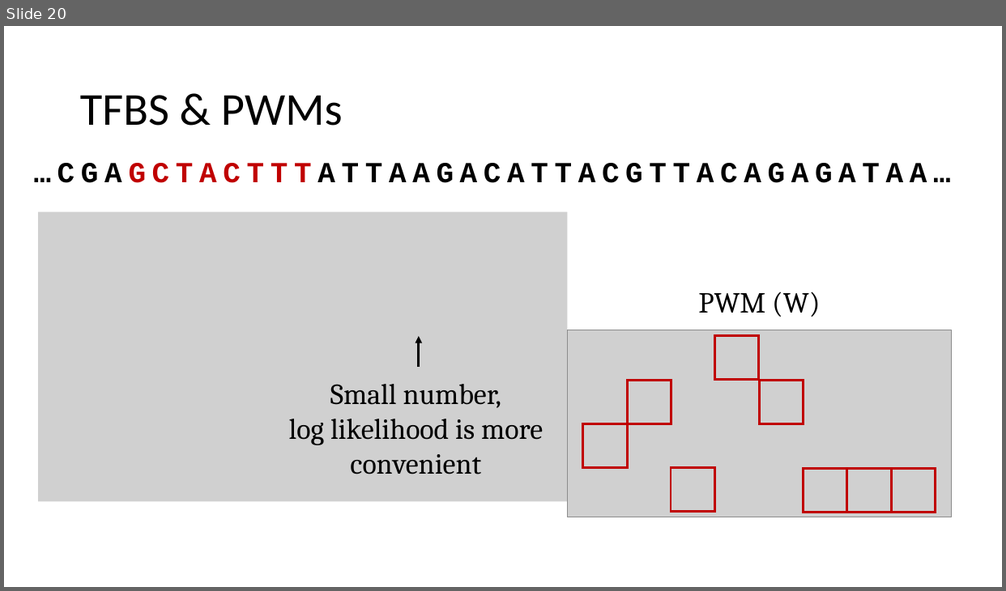
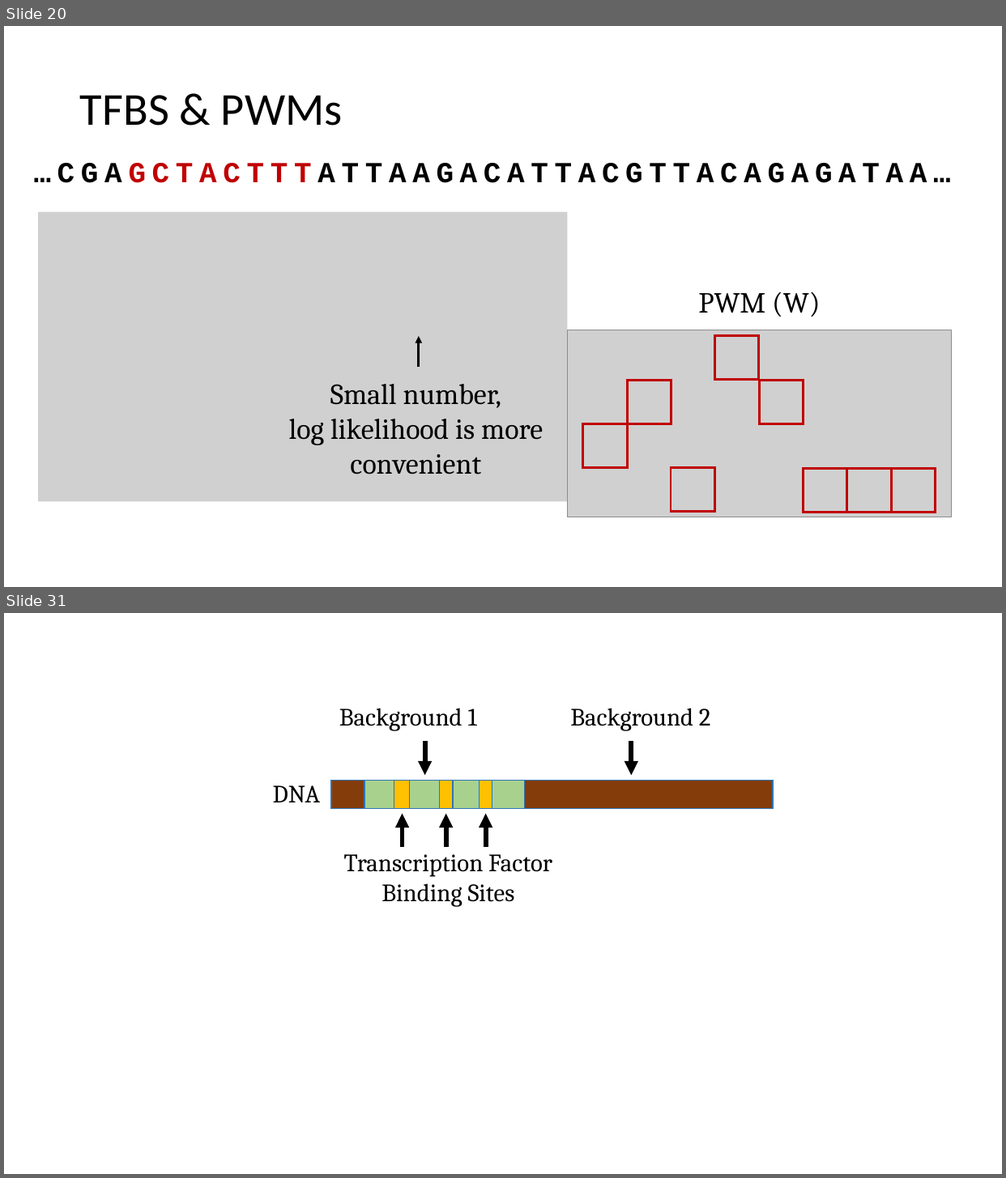
Before and after one commit to David-Taub/HOP-HMM, a slide deck: Help/ThesesPresentation.pptx. Shown one above the other, each under a label of ours: slide 20 before the commit, slides 20 and 31 after it; the slides between them are not shown. The pictures are 1006x591 and 1006x1178 pixels, drawn with LibreOffice and Linux fonts; fonts in the diff are those of the drawing; grey boxes stand for pictures. Boxes give left, top, right and bottom in pixels: in the first picture for what was removed or moved away, otherwise in the second. Text is boxed around its words. In the diff, an @@ line names an element or a change of style, - is before the commit and + after.

```diff
--- a/Help/ThesesPresentation.pptx
+++ b/Help/ThesesPresentation.pptx
@@ slide 31 added at <box>4,613,1002,1174</box>, background #FFFFFF @@
@@ text added at <box>339,708,477,731</box>, 24 pt, text #000000 @@
+Background 1
@@ text added at <box>570,708,711,731</box>, 24 pt, text #000000 @@
+Background 2
@@ arrow added from (424, 741) to (424, 776), #000000 4.5 pt @@
@@ arrow added from (632, 741) to (632, 776), #000000 4.5 pt @@
@@ rectangle added at <box>331,781,773,809</box>, fill #843C0B, outline #2E75B6 1 pt @@
@@ rectangle added at <box>364,781,525,809</box>, fill #A9D18E, outline #2E75B6 1 pt @@
@@ rectangle added at <box>394,781,410,809</box>, fill #FFC000, outline #2E75B6 1 pt @@
@@ rectangle added at <box>440,781,454,809</box>, fill #FFC000, outline #2E75B6 1 pt @@
@@ rectangle added at <box>479,781,493,809</box>, fill #FFC000, outline #2E75B6 1 pt @@
@@ text added at <box>273,786,320,803</box>, 24 pt, text #000000 @@
+DNA
@@ arrow added from (403, 847) to (403, 814), #000000 4.5 pt @@
@@ arrow added from (446, 847) to (446, 814), #000000 4.5 pt @@
@@ arrow added from (486, 847) to (486, 814), #000000 4.5 pt @@
@@ text added at <box>540,830,599,883</box>, 24 pt, text #FFFFFF @@
+TF
@@ text added at <box>344,854,552,907</box>, 24 pt, text #000000 @@
+Transcription Factor Binding Sites
```
Also in this commit, not shown: 7 slides changed, 8 other slides added, 3 slides removed, 7 other files.
